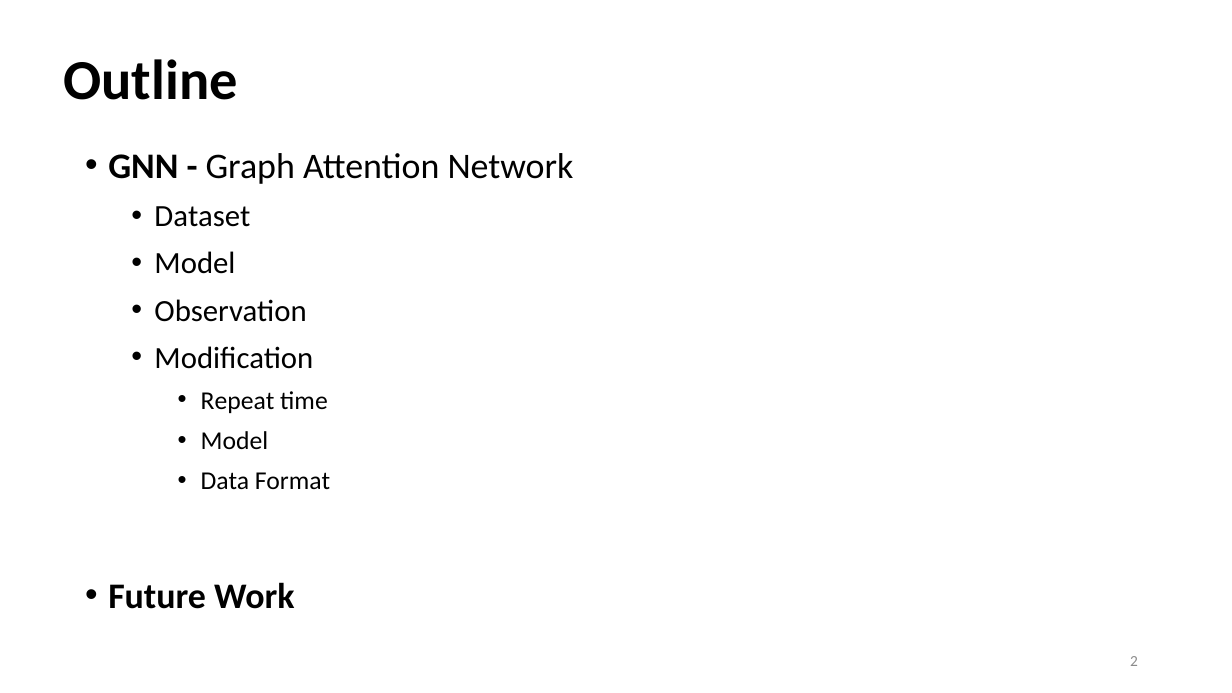
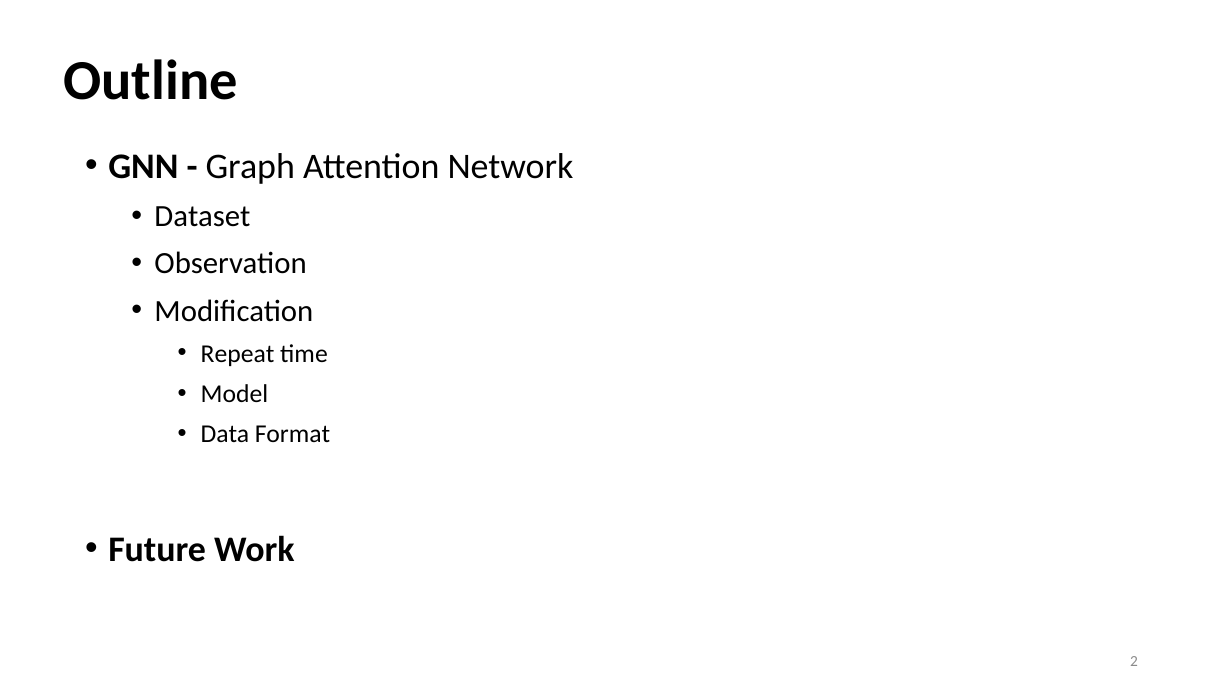
Before and after one commit to Bai1026/Intern-IIS, a slide deck: slide 2 of Meeting/Presentation_0816.pptx. Drawn at 1232x693 pixels with LibreOffice and Linux fonts; fonts in the diff are those of the drawing. Boxes give left, top, right and bottom in pixels: in the first picture for what was removed or moved away, otherwise in the second. Text is boxed around its words. In the diff, an @@ line names an element or a change of style, - is before the commit and + after.

```diff
--- a/Meeting/Presentation_0816.pptx
+++ b/Meeting/Presentation_0816.pptx
@@ text at <box>154,251,235,274</box>: paragraph removed @@
-  • Model
```
Also in this commit, not shown: 4 other slides changed, 14 other files.
